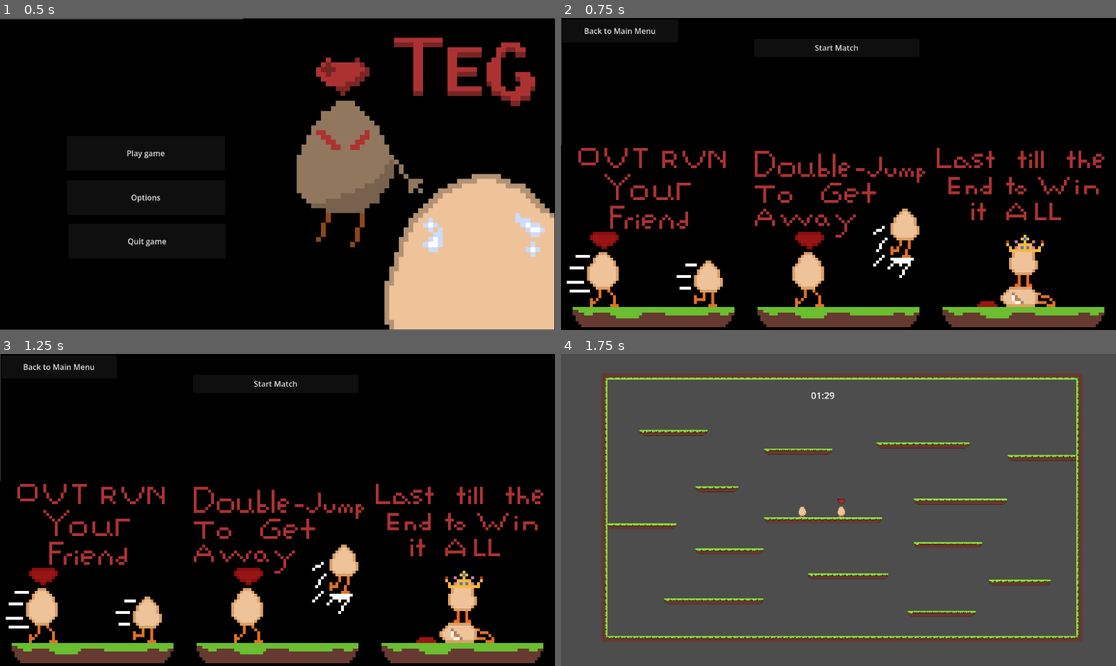
Above: before the commit, frames 1-4 (two rows, left to right).
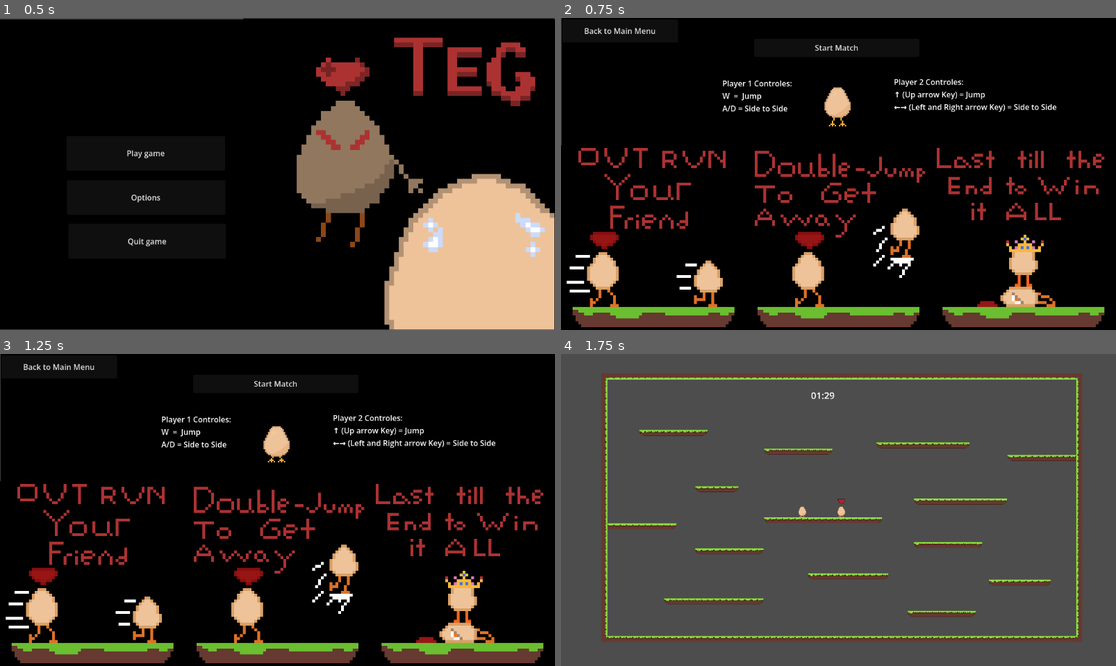
Above: after the commit, the same moments.

Repository: Joseph-R-21139/Teg
Game: Godot game, scene res://Scenes/main_menu.tscn
Same seed, same stepped clock (60 frames per second), same inputs: the game is played once before the commit and once after it.
Inputs:
- Up to frame 1 (0.5 s): no input
- Up to frame 2 (0.75 s): click "Play game" at 0.5 s
- Up to frame 3 (1.25 s): no input
- Up to frame 4 (1.75 s): click "Start Match" at 1.25 s

Frame 1 is identical in both runs. In frame 2, 1.3% of the frame differs, in the area x 29-90%, y 19-35%; in frame 3, 1.3%; in frame 4, nothing differs.

Commit message:
Added player instructions
Added notes on the get ready screen that show the players their key binds

Diff:
--- /dev/null
+++ b/Scenes/get_ready_screen.gd
@@ -0,0 +1,5 @@
+extends Node2D
+
+# Called every frame. 'delta' is the elapsed time since the previous frame.
+func _process(_delta: float) -> void:
+	$VISUALS/AnimatedSprite2D.play("display_idle")
--- a/Scenes/get_ready_screen.tscn
+++ b/Scenes/get_ready_screen.tscn
@@ -1,18 +1,97 @@
 [gd_scene format=3 uid="uid://dc7mfhed4fudo"]
 
+[ext_resource type="Script" uid="uid://c2solwk62uy30" path="res://Scenes/get_ready_screen.gd" id="1_fg0kq"]
 [ext_resource type="Script" uid="uid://c4e8ljwde8e1s" path="res://Scripts/main_menu_buttons.gd" id="1_xjky5"]
 [ext_resource type="Texture2D" uid="uid://bynf58bh1onfo" path="res://Sprites/info_1.png" id="2_joehx"]
 [ext_resource type="Texture2D" uid="uid://b8al27ri83sg4" path="res://Sprites/info_2.png" id="3_m3cuy"]
 [ext_resource type="Texture2D" uid="uid://r0kycwwnbkkh" path="res://Sprites/info_3.png" id="4_fg0kq"]
+[ext_resource type="Texture2D" uid="uid://bp8hrhqt3dr2x" path="res://Sprites/Egg_Idle.png" id="5_m3cuy"]
 
 [sub_resource type="Gradient" id="Gradient_rpnty"]
 
 [sub_resource type="GradientTexture1D" id="GradientTexture1D_uvk7i"]
 gradient = SubResource("Gradient_rpnty")
 
-[sub_resource type="SpriteFrames" id="SpriteFrames_joehx"]
+[sub_resource type="AtlasTexture" id="AtlasTexture_fg0kq"]
+atlas = ExtResource("5_m3cuy")
+region = Rect2(0, 0, 64, 64)
+
+[sub_resource type="AtlasTexture" id="AtlasTexture_rpnty"]
+atlas = ExtResource("5_m3cuy")
+region = Rect2(64, 0, 64, 64)
+
+[sub_resource type="AtlasTexture" id="AtlasTexture_uvk7i"]
+atlas = ExtResource("5_m3cuy")
+region = Rect2(128, 0, 64, 64)
+
+[sub_resource type="AtlasTexture" id="AtlasTexture_xvd8t"]
+atlas = ExtResource("5_m3cuy")
+region = Rect2(192, 0, 64, 64)
+
+[sub_resource type="AtlasTexture" id="AtlasTexture_bt7ur"]
+atlas = ExtResource("5_m3cuy")
+region = Rect2(256, 0, 64, 64)
+
+[sub_resource type="AtlasTexture" id="AtlasTexture_ms45a"]
+atlas = ExtResource("5_m3cuy")
+region = Rect2(320, 0, 64, 64)
+
+[sub_resource type="AtlasTexture" id="AtlasTexture_iitf6"]
+atlas = ExtResource("5_m3cuy")
+region = Rect2(384, 0, 64, 64)
+
+[sub_resource type="AtlasTexture" id="AtlasTexture_3eoi3"]
+atlas = ExtResource("5_m3cuy")
+region = Rect2(448, 0, 64, 64)
+
+[sub_resource type="AtlasTexture" id="AtlasTexture_aj776"]
+atlas = ExtResource("5_m3cuy")
+region = Rect2(512, 0, 64, 64)
+
+[sub_resource type="AtlasTexture" id="AtlasTexture_ub0gj"]
+atlas = ExtResource("5_m3cuy")
+region = Rect2(576, 0, 64, 64)
+
+[sub_resource type="SpriteFrames" id="SpriteFrames_c8chs"]
+animations = [{
+"frames": [{
+"duration": 1.0,
+"texture": SubResource("AtlasTexture_fg0kq")
+}, {
+"duration": 1.0,
+"texture": SubResource("AtlasTexture_rpnty")
+}, {
+"duration": 1.0,
+"texture": SubResource("AtlasTexture_uvk7i")
+}, {
+"duration": 1.0,
+"texture": SubResource("AtlasTexture_xvd8t")
+}, {
+"duration": 1.0,
+"texture": SubResource("AtlasTexture_bt7ur")
+}, {
+"duration": 1.0,
+"texture": SubResource("AtlasTexture_ms45a")
+}, {
+"duration": 1.0,
+"texture": SubResource("AtlasTexture_iitf6")
+}, {
+"duration": 1.0,
+"texture": SubResource("AtlasTexture_3eoi3")
+}, {
+"duration": 1.0,
+"texture": SubResource("AtlasTexture_aj776")
+}, {
+"duration": 1.0,
+"texture": SubResource("AtlasTexture_ub0gj")
+}],
+"loop": true,
+"name": &"display_idle",
+"speed": 10.0
+}]
 
 [node name="get_ready_screen" type="Node2D" unique_id=6024457]
+script = ExtResource("1_fg0kq")
 
 [node name="BUTTONS" type="Node2D" parent="." unique_id=866899527]
 script = ExtResource("1_xjky5")
@@ -58,8 +137,30 @@
 scale = Vector2(4.5, 648.5)
 texture = SubResource("GradientTexture1D_uvk7i")
 
-[node name="eggs" type="AnimatedSprite2D" parent="VISUALS" unique_id=440184753]
-sprite_frames = SubResource("SpriteFrames_joehx")
+[node name="AnimatedSprite2D" type="AnimatedSprite2D" parent="VISUALS" unique_id=388442587]
+texture_filter = 1
+position = Vector2(574, 183)
+scale = Vector2(3, 3)
+sprite_frames = SubResource("SpriteFrames_c8chs")
+animation = &"display_idle"
+
+[node name="Label" type="Label" parent="VISUALS" unique_id=474996906]
+offset_left = 335.0
+offset_top = 124.0
+offset_right = 487.0
+offset_bottom = 241.0
+text = "Player 1 Controles:
+W  =  Jump
+A/D = Side to Side"
+
+[node name="Label2" type="Label" parent="VISUALS" unique_id=1035543411]
+offset_left = 691.0
+offset_top = 121.0
+offset_right = 945.0
+offset_bottom = 238.0
+text = "Player 2 Controles:
+↑ (Up arrow Key) = Jump
+←→ (Left and Right arrow Key) = Side to Side"
 
 [connection signal="pressed" from="BUTTONS/start_match" to="BUTTONS" method="_on_start_match_pressed"]
 [connection signal="pressed" from="BUTTONS/back_to_main" to="BUTTONS" method="_on_back_to_main_pressed"]
Not shown, added: Scenes/get_ready_screen.gd.uid
